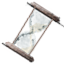
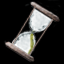
Comparing the layer stacks of the two 64×64 images. Changes:
painted on "Layer #3" over (1, 1, 64, 46)
added layer "Layer #7" above "Layer #6" over (0, 0, 64, 64)
added layer "Layer #6" above "Layer #5" over (26, 30, 40, 59)
hid "Layer #5" over (20, 22, 48, 55)
